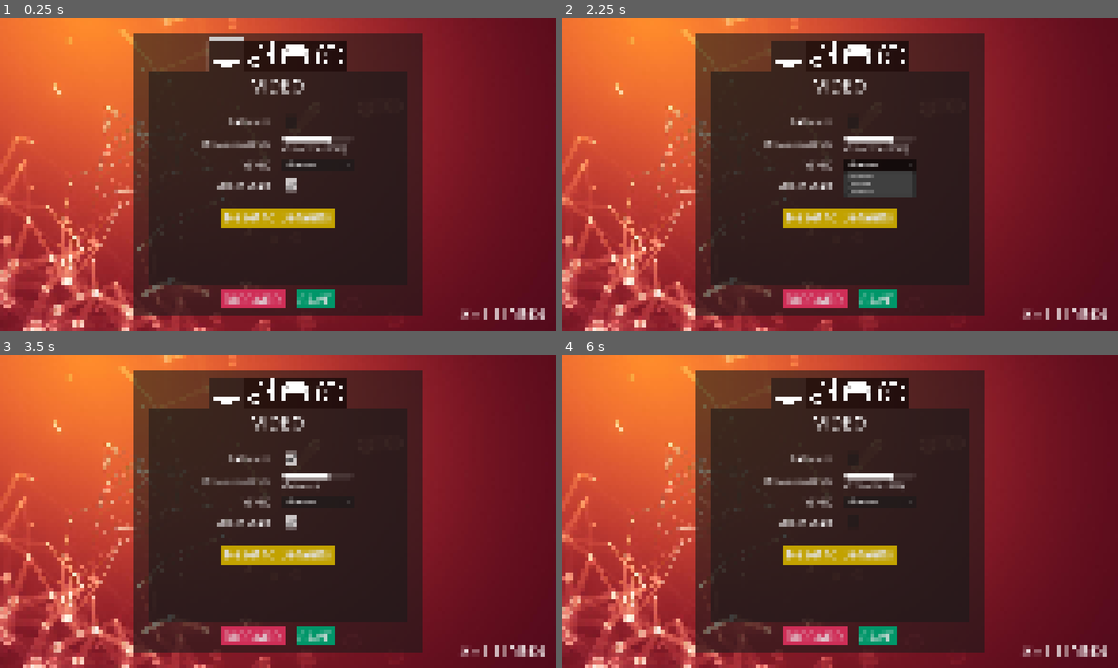
Above: before the commit, frames 1-4 (two rows, left to right).
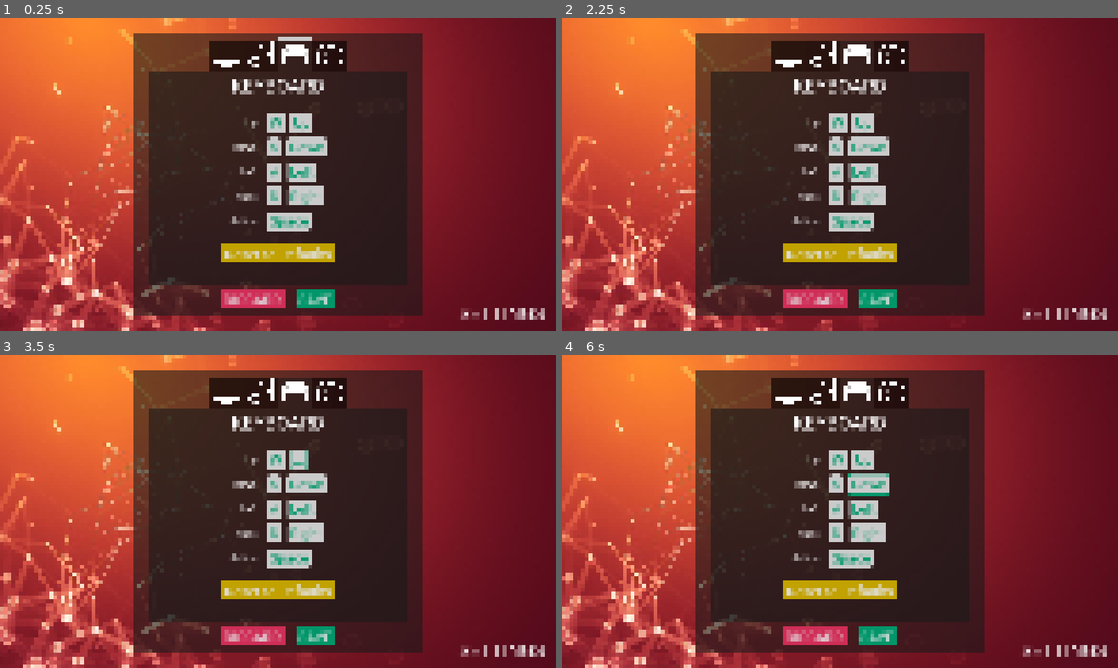
Above: after the commit, the same moments.

Repository: doruktuna/godot-template
Game: Godot game, scene res://ui/menus/settings_menu.tscn
The game is run twice, just before and just after one commit, with the same random seed, the same clock (stepped at 60 frames per second) and the same inputs. This scene is started directly instead of the project's main scene.
Inputs (mouse positions are in pixels of both pictures, inside the frame that each line leads up to):
- Up to frame 1 (0.25 s): no input
- Up to frame 2 (2.25 s): click (840, 121) at 0.5 s, where only the run after the commit has a clickable "W"; click (840, 121) at 1.25 s, where only the run after the commit has a clickable "..."; click (878, 165) at 2 s, where only the run before the commit has a clickable "Disabled"
- Up to frame 3 (3.5 s): click (300, 458) at 2.75 s, where only the run after the commit has a clickable "Up"
- Up to frame 4 (6 s): click (862, 458) at 3.5 s, where only the run after the commit has a clickable "..."; click (878, 520) at 4.27 s; click (834, 483) at 5 s, where only the run after the commit has a clickable "S"; click (867, 483) at 5.75 s, where only the run after the commit has a clickable "Down"

The runs differ from the first frame. In frame 1, 6.4% of the frame differs, in the area x 36-63%, y 6-78%; in frame 2, 7.1%, in the area x 36-64%, y 19-78%; in frame 3, 6.1%; in frame 4, 6.3%.

Commit message:
FEAT: Suppress other inputs when an InputKeyButton is expecting a press, check for conflicting keys

Diff:
--- a/globals/settings_manager.gd
+++ b/globals/settings_manager.gd
@@ -208,3 +208,14 @@
 		var event := InputEventKey.new()
 		event.physical_keycode = physical_keycode
 		InputMap.action_add_event(action, event)
+
+
+func check_keyboard_key_is_used(physical_keycode: int, action_to_exclude: String = "") -> String:
+	for action in INPUT_ACTIONS:
+		if action == action_to_exclude:
+			continue
+
+		if physical_keycode in get_setting("keyboard_inputs", action):
+			return action
+
+	return ""
--- a/ui/components/input_key_button.gd
+++ b/ui/components/input_key_button.gd
@@ -4,30 +4,52 @@
 enum ControllerType {KEYBOARD, MOUSE, JOYPAD_BUTTON, JOYPAD_MOTION}
 
 var controller_type: ControllerType
-var action: String
+var action_name: String
 var action_ind: int
 
 var old_text: String
 
 signal change_input_requested(input_key_button: InputKeyButton, new_event: InputEvent)
 
+static var listening_button: InputKeyButton = null
+
 
 func _ready() -> void:
-	set_process_unhandled_input(false)
+	old_text = text
+	_stop_listening()
+
+
+func _start_listening() -> void:
+	listening_button = self
+	old_text = text
+	text = "..."
+	set_process_input(true)
+
+
+func _stop_listening() -> void:
+	button_pressed = false
+	set_process_input(false)
+	if listening_button == self:
+		listening_button = null
+	text = old_text
 
 
 func _toggled(toggled_on: bool) -> void:
-	set_process_unhandled_input(toggled_on)
 	if toggled_on:
-		old_text = text
-		text = "..."
+		_start_listening()
+	else:
+		_stop_listening()
 
 
-func _unhandled_input(event: InputEvent) -> void:
-	if event.is_pressed() and is_controller_type_match(event):
+func _input(event: InputEvent) -> void:
+	# Swallow everything while listening
+	get_viewport().set_input_as_handled()
+
+	if event is InputEventMouseButton and event.button_index == MOUSE_BUTTON_LEFT and event.pressed:
+		_stop_listening()
+	elif event.is_pressed() and is_controller_type_match(event):
 		print("Pressed: ", event)
-		button_pressed = false
-		text = old_text
+		_stop_listening()
 		change_input_requested.emit(self, event)
 
 
--- a/ui/main_theme.tres
+++ b/ui/main_theme.tres
@@ -23,6 +23,18 @@
 corner_radius_bottom_right = 2
 corner_radius_bottom_left = 2
 
+[sub_resource type="StyleBoxFlat" id="StyleBoxFlat_d67f2"]
+bg_color = Color(0.65882355, 0.18039216, 0.1764706, 1)
+border_width_left = 4
+border_width_top = 4
+border_width_right = 4
+border_width_bottom = 4
+border_color = Color(0.98939866, 0.98939866, 0.98939854, 1)
+corner_radius_top_left = 4
+corner_radius_top_right = 4
+corner_radius_bottom_right = 4
+corner_radius_bottom_left = 4
+
 [sub_resource type="StyleBoxLine" id="StyleBoxLine_d67f2"]
 color = Color(1, 1, 1, 1)
 thickness = 2
@@ -296,11 +308,13 @@
 CheckBox/icons/checked = SubResource("DPITexture_6tukj")
 CheckBox/icons/unchecked = SubResource("DPITexture_3xb56")
 CheckBox/styles/focus = SubResource("StyleBoxFlat_g1fjd")
+ErrorBox/base_type = &"PanelContainer"
+ErrorBox/styles/panel = SubResource("StyleBoxFlat_d67f2")
 HSeparator/styles/separator = SubResource("StyleBoxLine_d67f2")
 HSlider/icons/grabber = SubResource("DPITexture_g1fjd")
 HSlider/icons/grabber_disabled = SubResource("DPITexture_joxlk")
 HSlider/icons/grabber_highlight = SubResource("DPITexture_g1fjd")
-HSlider/styles/grabber_area = SubResource("StyleBoxFlat_d67f2")
+HSlider/styles/grabber_area = SubResource("StyleBoxFlat_snn42")
 HSlider/styles/grabber_area_highlight = SubResource("StyleBoxFlat_xw7tv")
 HSlider/styles/slider = SubResource("StyleBoxFlat_jwcag")
 InputKeyButton/base_type = &"Button"
--- a/ui/menus/settings_menu.gd
+++ b/ui/menus/settings_menu.gd
@@ -25,13 +25,17 @@
 @onready var keyboard_defaults_button: Button = %KeyboardDefaultsButton
 @onready var keyboard_inputs_container: GridContainer = %KeyboardInputsContainer
 
+# Error box/popup
+@onready var error_box: PanelContainer = %ErrorBox
+@onready var error_box_text: Label = %ErrorBoxText
+
 const INPUT_KEY_BUTTON_SCENE: PackedScene = preload("res://ui/components/input_key_button.tscn")
 
-const INPUT_ACTION_NAMES: Array[String] = ["up", "down", "left", "right", "action"]
+const KEYBOARD_ACTION_NAMES: Array[String] = ["up", "down", "left", "right", "action"]
 
 
 func _ready() -> void:
-	settings_tabs.current_tab = 0
+	settings_tabs.current_tab = 2
 	settings_tabs.get_tab_bar().grab_focus()
 
 	discard_button.pressed.connect(_on_discard_pressed)
@@ -59,6 +63,9 @@
 	_update_audio_ui_from_settings()
 	_update_video_ui_from_settings()
 	_update_keyboard_ui_from_settings()
+
+	# Hide error box
+	error_box.hide()
 
 	# Start editing (this is important to restore values if the settings are discarded)
 	SettingsManager.start_editing_settings()
@@ -179,7 +186,7 @@
 
 	var upper_buttons: Array[InputKeyButton] = []
 
-	for action_name in INPUT_ACTION_NAMES:
+	for action_name in KEYBOARD_ACTION_NAMES:
 		var cur_buttons: Array[InputKeyButton] = []
 		var label := Label.new()
 		label.text = action_name.capitalize()
@@ -198,7 +205,7 @@
 			var ikb: InputKeyButton = INPUT_KEY_BUTTON_SCENE.instantiate()
 			ikb.text = OS.get_keycode_string(keycode)
 			ikb.controller_type = InputKeyButton.ControllerType.KEYBOARD
-			ikb.action = action_name
+			ikb.action_name = action_name
 			ikb.action_ind = i
 			ikb.change_input_requested.connect(_on_change_input_requested)
 			keys_container.add_child(ikb)
@@ -237,10 +244,30 @@
 	if InputMap.event_is_action(new_event, "pause"):
 		return
 
-	# TODO Add duplication control and warn the user
-	# TODO Dont allow for clicking other buttons when one of them is clicked
+	# Duplication control, warn the user if there is one
+	var conflicting_action := ""
 	if new_event is InputEventKey:
-		SettingsManager.set_input_change("keyboard_inputs", ikb.action, ikb.action_ind, new_event.physical_keycode)
+		conflicting_action = SettingsManager.check_keyboard_key_is_used(new_event.physical_keycode, ikb.action_name)
+
+	if conflicting_action != "":
+		var error_msg := "Input conflicts with another action: " + conflicting_action.capitalize()
+		_show_error_box(error_msg)
+		return
+
+	# All is good, change the input key and button text
+	if new_event is InputEventKey:
+		SettingsManager.set_input_change("keyboard_inputs", ikb.action_name, ikb.action_ind, new_event.physical_keycode)
 		var physical_keycode = new_event.physical_keycode
 		var keycode := DisplayServer.keyboard_get_keycode_from_physical(physical_keycode)
 		ikb.text = OS.get_keycode_string(keycode)
+
+
+func _show_error_box(msg: String) -> void:
+	error_box.show()
+	error_box.modulate.a = 0
+	error_box_text.text = msg
+	var tween := create_tween()
+	tween.tween_property(error_box, "modulate:a", 1, 0.3)
+	tween.tween_interval(3)
+	tween.tween_property(error_box, "modulate:a", 0, 0.3)
+	tween.tween_callback(error_box.hide)
--- a/ui/menus/settings_menu.tscn
+++ b/ui/menus/settings_menu.tscn
@@ -405,3 +405,30 @@
 theme_type_variation = &"MenuLabel"
 text = "SETTINGS"
 horizontal_alignment = 2
+
+[node name="ErrorBox" type="PanelContainer" parent="." unique_id=477944457]
+unique_name_in_owner = true
+layout_mode = 1
+anchors_preset = -1
+anchor_left = 0.8
+anchor_top = 0.05
+anchor_right = 0.98
+anchor_bottom = 0.15
+grow_horizontal = 0
+theme_type_variation = &"ErrorBox"
+
+[node name="MarginContainer" type="MarginContainer" parent="ErrorBox" unique_id=903322536]
+layout_mode = 2
+theme_override_constants/margin_left = 10
+theme_override_constants/margin_top = 10
+theme_override_constants/margin_right = 10
+theme_override_constants/margin_bottom = 10
+
+[node name="ErrorBoxText" type="Label" parent="ErrorBox/MarginContainer" unique_id=838034209]
+unique_name_in_owner = true
+custom_minimum_size = Vector2(300, 0)
+layout_mode = 2
+theme_override_font_sizes/font_size = 32
+text = "Error message should come here, possibly with some long text"
+horizontal_alignment = 1
+autowrap_mode = 2
Not shown: 1 places in ui/main_theme.tres that only renumber resources
